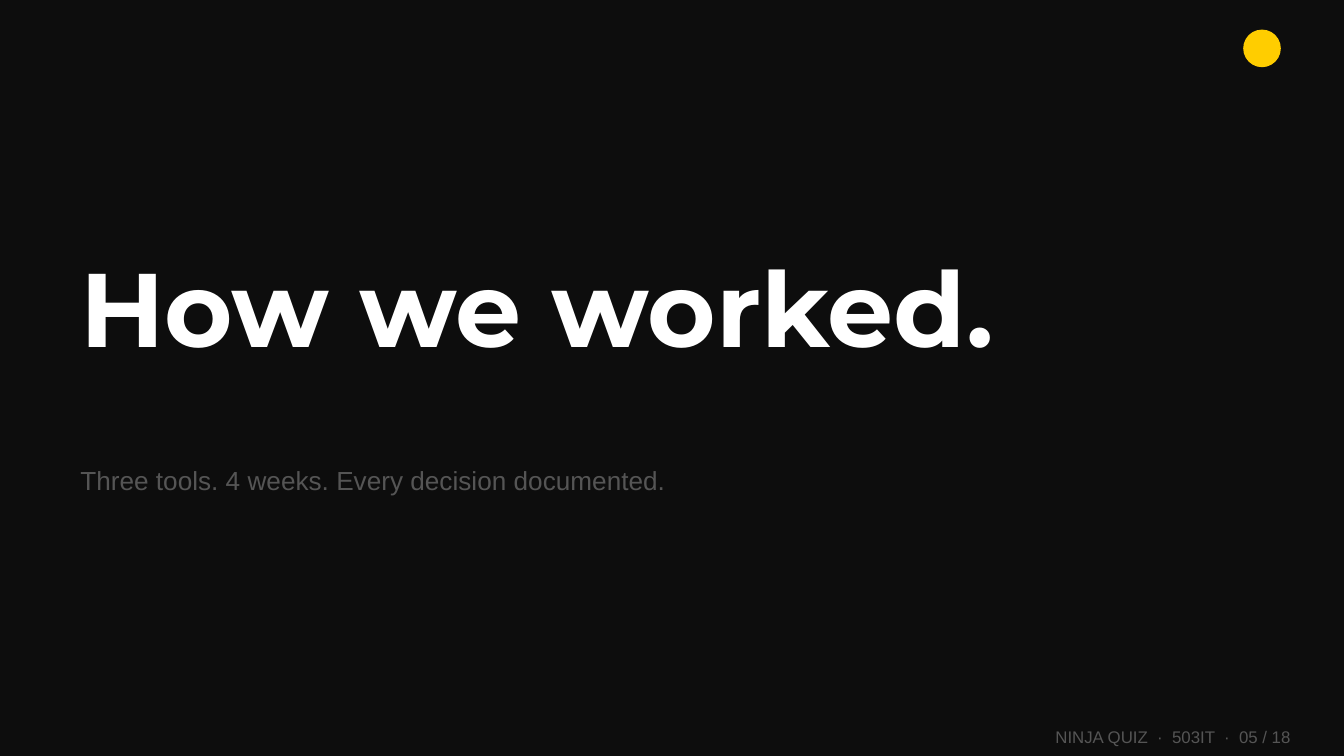
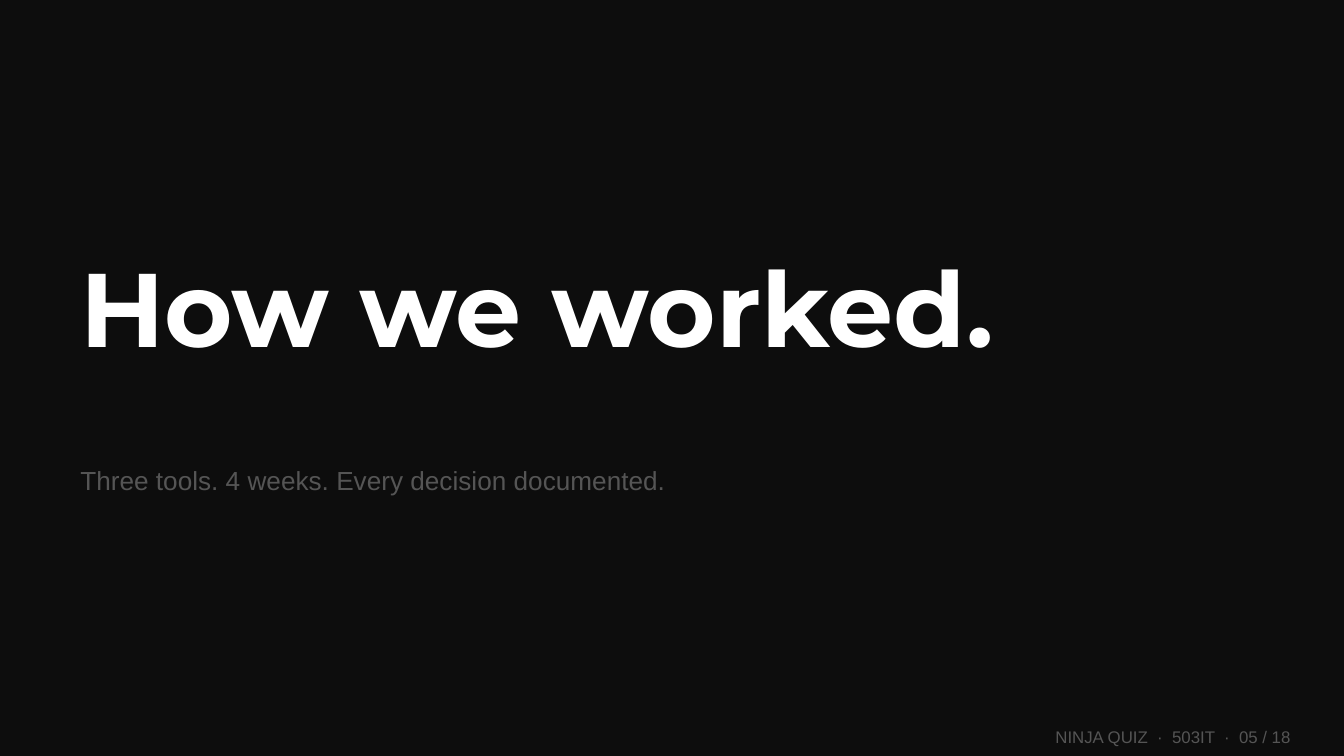
Before and after one commit to wlaa41/CoventryUniversity_503IT_Originals, a slide deck: slide 5 of NinjaQuiz-Presentation.pptx (slide 6 before the commit). Drawn at 1344x756 pixels with LibreOffice and Linux fonts; fonts in the diff are those of the drawing. Boxes give left, top, right and bottom in pixels: in the first picture for what was removed or moved away, otherwise in the second. Text is boxed around its words. In the diff, an @@ line names an element or a change of style, - is before the commit and + after.

```diff
--- a/NinjaQuiz-Presentation.pptx
+++ b/NinjaQuiz-Presentation.pptx
@@ ellipse removed at (1243, 30, 1281, 67) @@
```
Also in this commit, not shown: 1 other slide changed, 1 slide removed.
